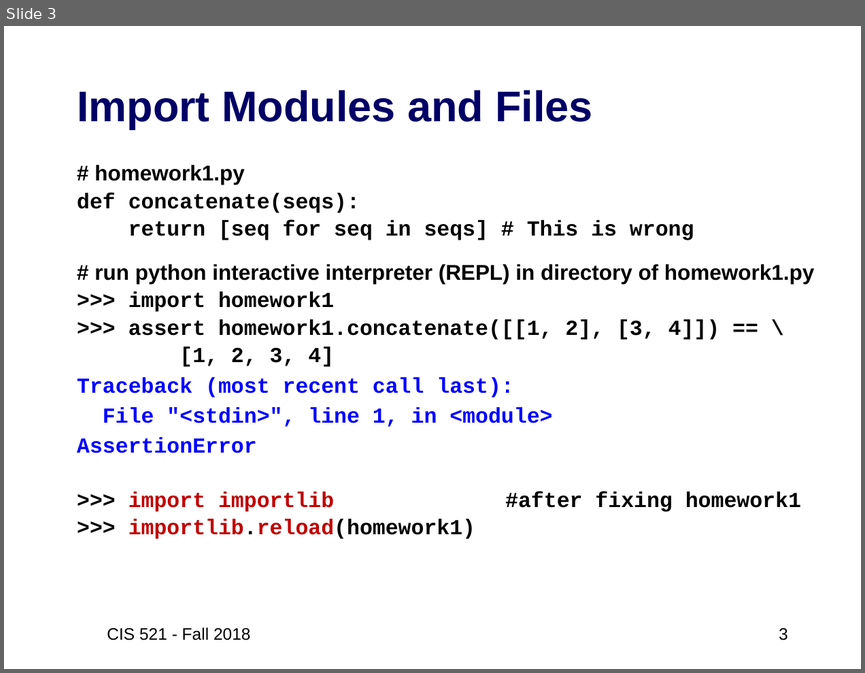
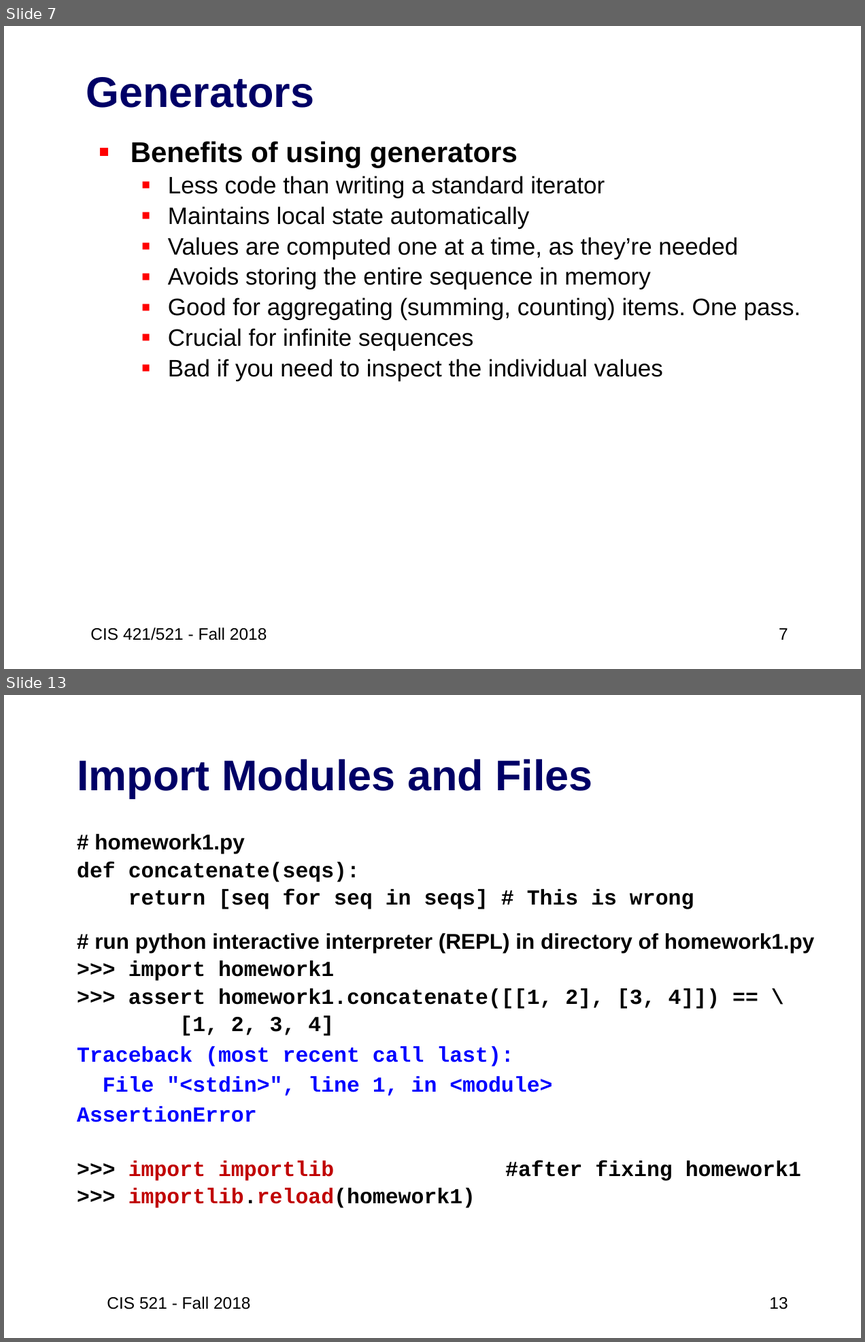
Before and after one commit to artificial-intelligence-class/artificial-intelligence-class.github.io, a slide deck: assets/slides/02-Python3-review2.pptx. Shown one above the other, each under a label of ours: slide 3 before the commit, slides 7 and 13 after it; the slides between them are not shown. The pictures are 865x673 and 865x1342 pixels, drawn with LibreOffice and Linux fonts; fonts in the diff are those of the drawing. Boxes give left, top, right and bottom in pixels: in the first picture for what was removed or moved away, otherwise in the second. Text is boxed around its words. In the diff, an @@ line names an element or a change of style, - is before the commit and + after.

```diff
--- a/assets/slides/02-Python3-review2.pptx
+++ b/assets/slides/02-Python3-review2.pptx
@@ slide 7 added at (4, 26, 861, 669), background #FFFFFF @@
@@ title added at (86, 77, 315, 108), 36 pt, text #000066, bold @@
+Generators
@@ text added at (130, 141, 801, 381), 20 pt, text #000000 @@
+▪ Benefits of using generators
+  ▪ Less code than writing a standard iterator
+  ▪ Maintains local state automatically
+  ▪ Values are computed one at a time, as they’re needed
+  ▪ Avoids storing the entire sequence in memory
+  ▪ Good for aggregating (summing, counting) items. One pass.
+  ▪ Crucial for infinite sequences
+  ▪ Bad if you need to inspect the individual values
@@ text added at (90, 627, 267, 640), 14 pt, text #000000 @@
+CIS 421/521 - Fall 2018
@@ page number added at (779, 628, 788, 639), 14 pt, text #000000 @@
+7
@@ what was slide 3 is now slide 13 @@
@@ page number at (769, 1297, 787, 1309): text changed @@
-3
+13
```
Also in this commit, not shown: 12 slides changed, 9 other slides added, 2 other files.
